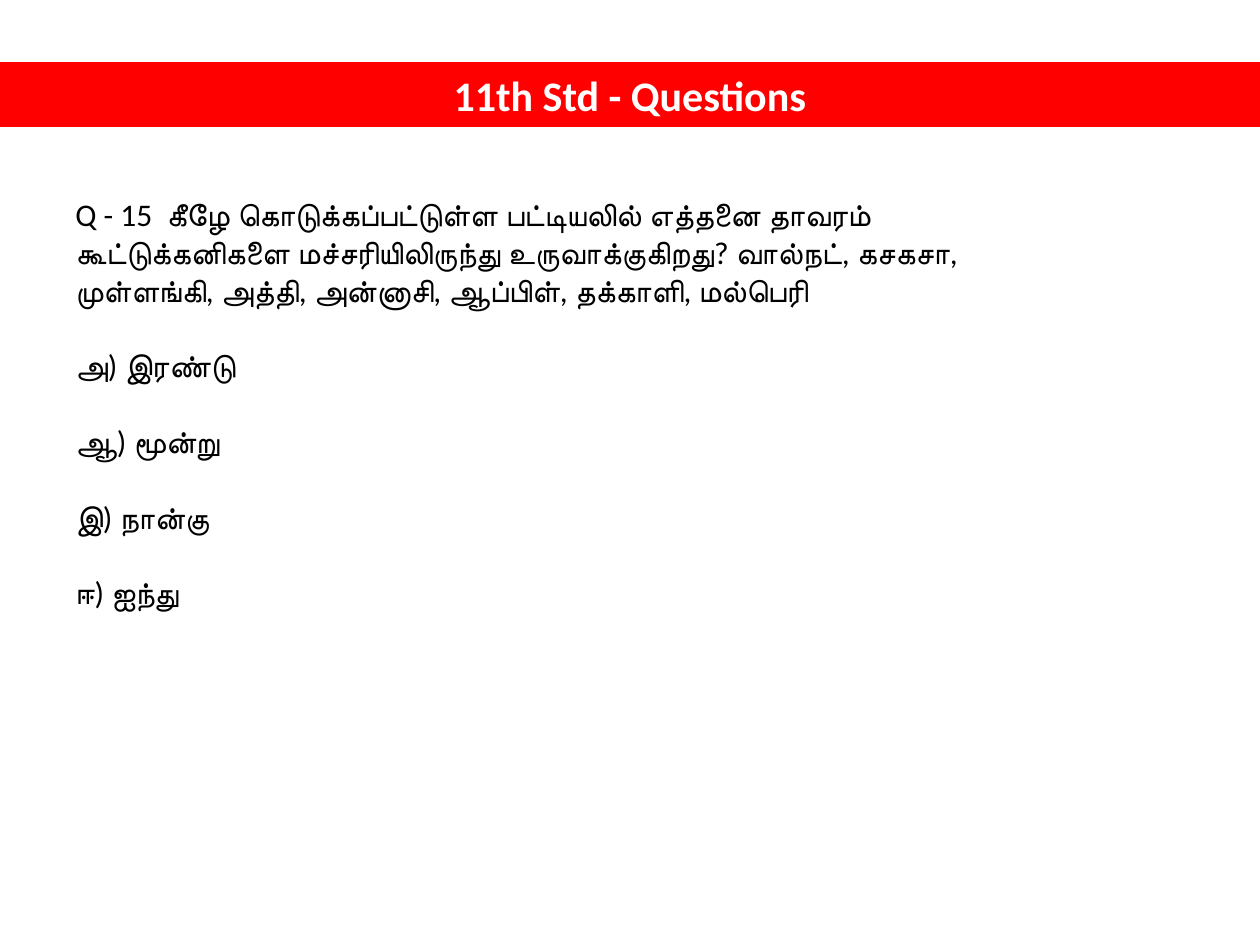
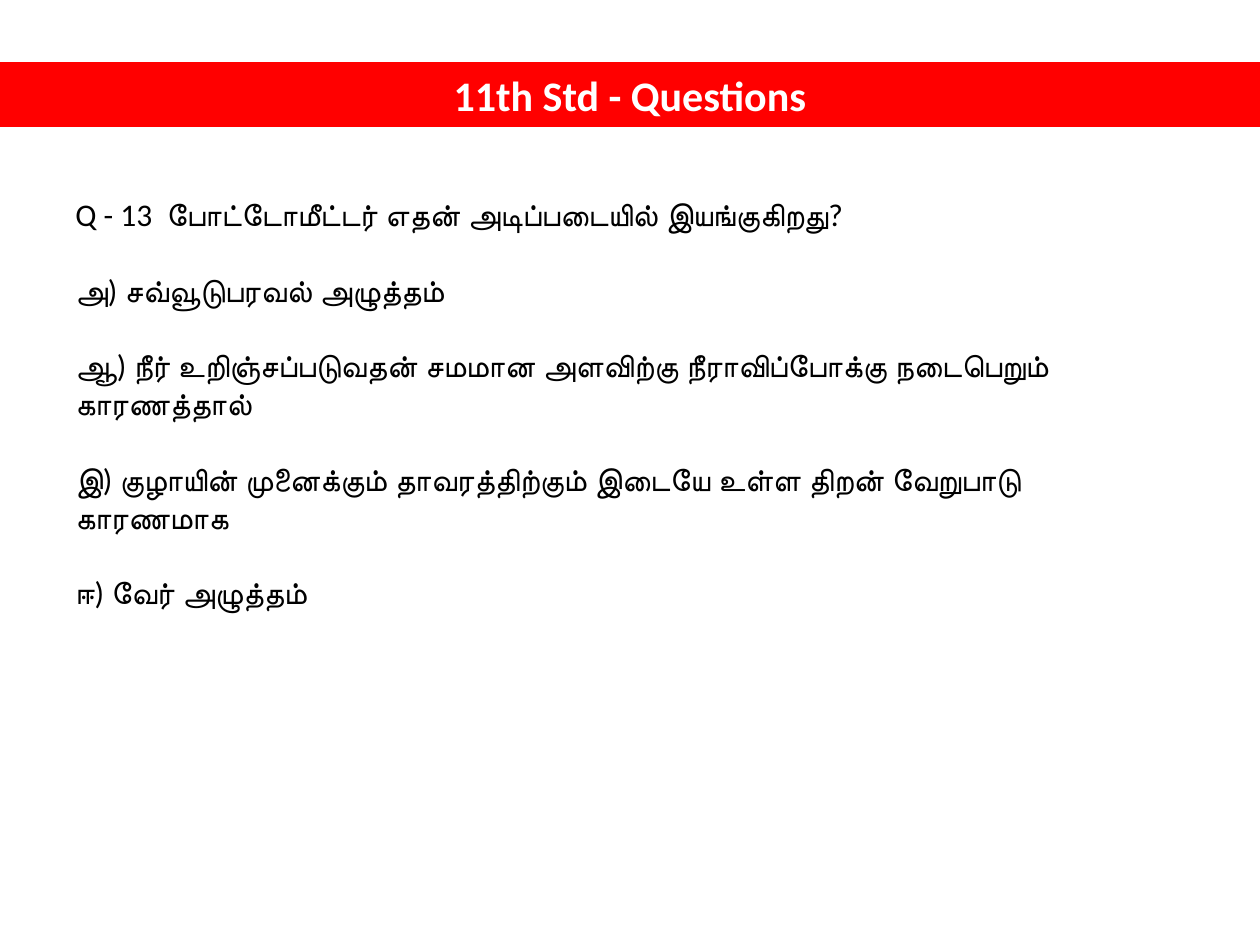
Before and after one commit to tvmani/tvmani.github.io, a slide deck: slide 25 of tamil_biology/NEET_BIOLOGY_001.pptx (slide 27 before the commit). Drawn at 1260x945 pixels with LibreOffice and Linux fonts; fonts in the diff are those of the drawing. Boxes give left, top, right and bottom in pixels: in the first picture for what was removed or moved away, otherwise in the second. Text is boxed around its words. In the diff, an @@ line names an element or a change of style, - is before the commit and + after.

```diff
--- a/tamil_biology/NEET_BIOLOGY_001.pptx
+++ b/tamil_biology/NEET_BIOLOGY_001.pptx
@@ text at [75, 203, 1045, 613]: text changed @@
-Q - 15 கீழே கொடுக்கப்பட்டுள்ள பட்டியலில் எத்தனை தாவரம் கூட்டுக்கனிகளை மச்சரியிலிருந்து உருவாக்குகிறது? வால்நட், கசகசா, முள்ளங்கி, அத்தி, அன்னாசி, ஆப்பிள், தக்காளி, மல்பெரி
-அ) இரண்டு
-ஆ) மூன்று
-இ) நான்கு
-ஈ) ஐந்து
+Q - 13 போட்டோமீட்டர் எதன் அடிப்படையில் இயங்குகிறது?
+அ) சவ்வூடுபரவல் அழுத்தம்
+ஆ) நீர் உறிஞ்சப்படுவதன் சமமான அளவிற்கு நீராவிப்போக்கு நடைபெறும் காரணத்தால்
+இ) குழாயின் முனைக்கும் தாவரத்திற்கும் இடையே உள்ள திறன் வேறுபாடு காரணமாக
+ஈ) வேர் அழுத்தம்
```
Also in this commit, not shown: 27 other slides changed, 96 slides added, 3 other files.
